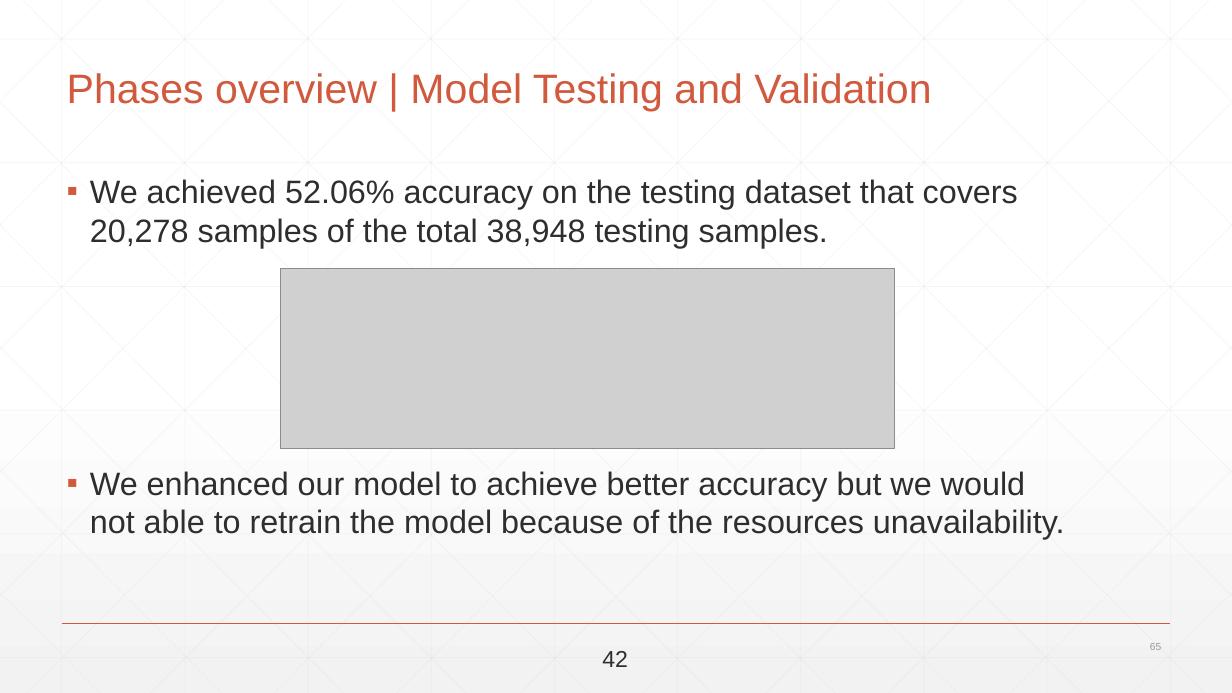
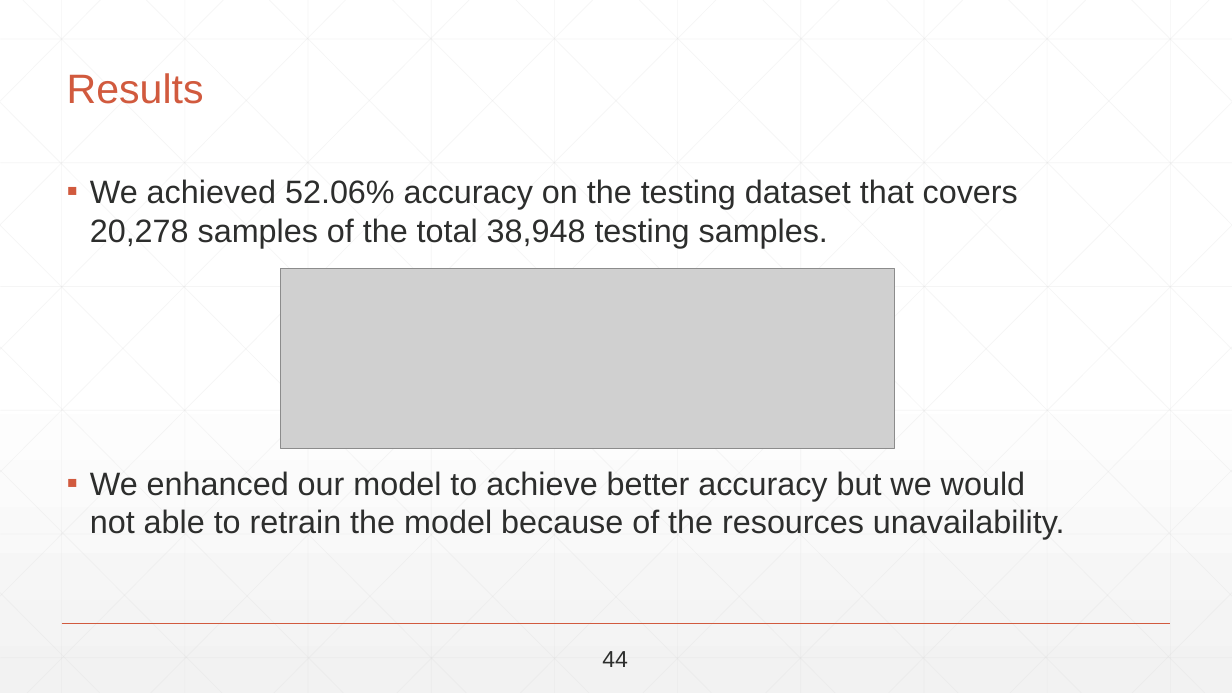
Before and after one commit to abdallahshaaban/Visual-Question-Answering, a slide deck: slide 67 of Seminars + Proposal + Documentation/Final Seminar/Visual-QA-Final-Seminar-2017.pptx (slide 65 before the commit). Drawn at 1232x693 pixels with LibreOffice and Linux fonts; fonts in the diff are those of the drawing; grey boxes stand for pictures. Boxes give left, top, right and bottom in pixels: in the first picture for what was removed or moved away, otherwise in the second. Text is boxed around its words. In the diff, an @@ line names an element or a change of style, - is before the commit and + after.

```diff
--- a/Seminars + Proposal + Documentation/Final Seminar/Visual-QA-Final-Seminar-2017.pptx
+++ b/Seminars + Proposal + Documentation/Final Seminar/Visual-QA-Final-Seminar-2017.pptx
@@ title at [67,73,204,104]: text changed @@
-Phases overview | Model Testing and Validation
+Results
@@ text at [602,651,628,667]: text changed @@
-42
+44
@@ page number removed at [1150,643,1161,650] @@
-65
```
Also in this commit, not shown: 62 other slides changed, 2 slides added, 1 slide removed.
